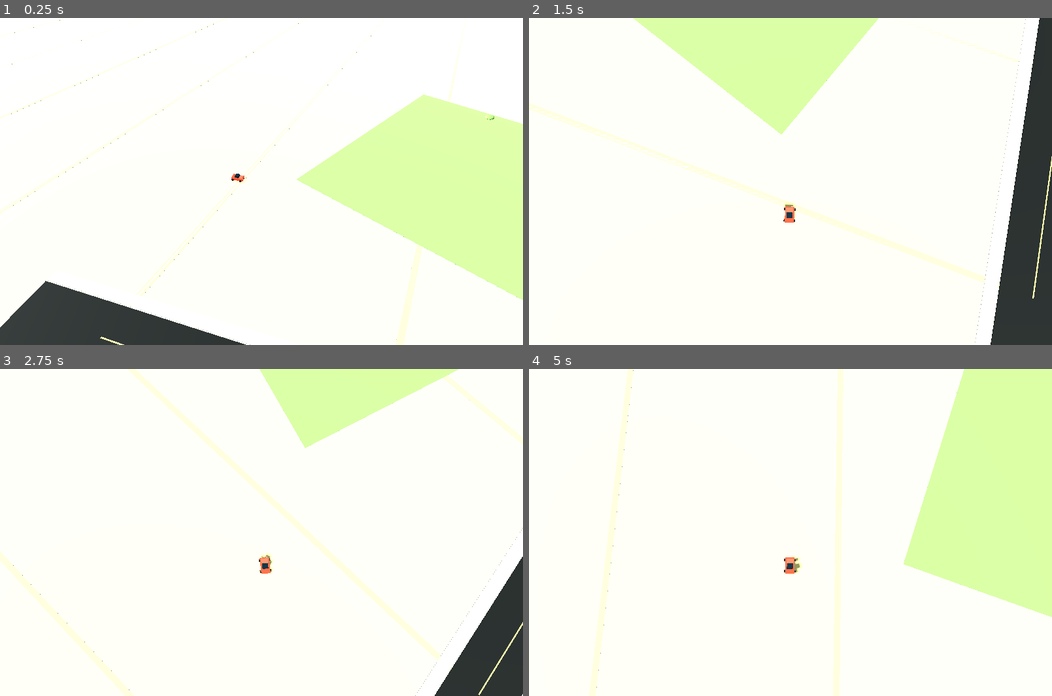
Above: before the commit, frames 1-4 (two rows, left to right).
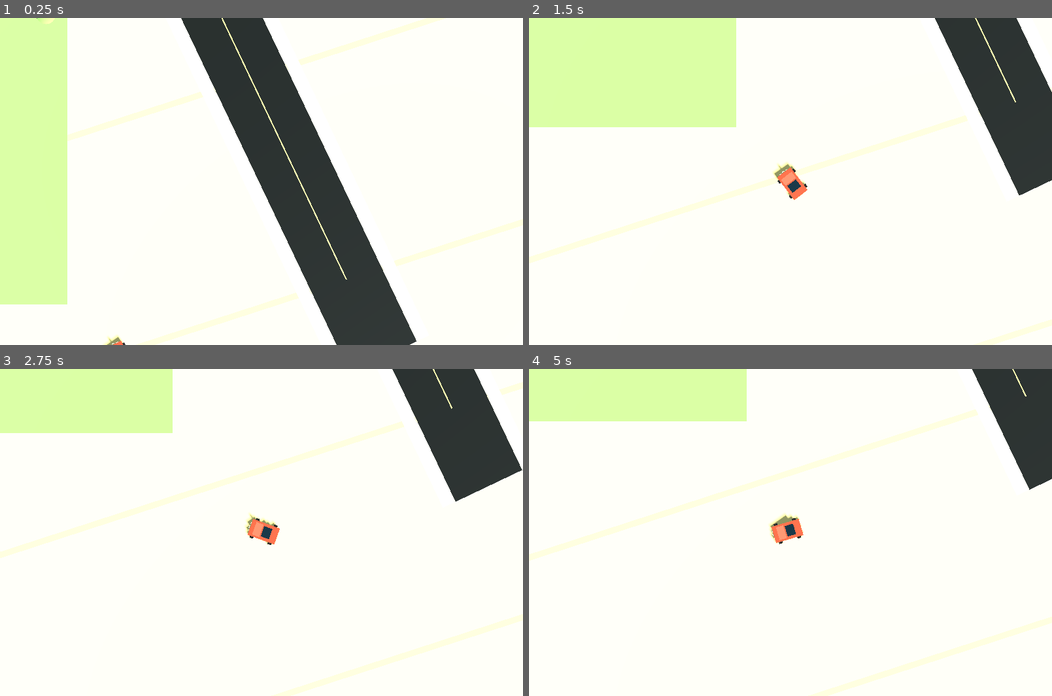
Above: after the commit, the same moments.

Repository: scaiado/lisbon3D
Game: Godot game, scene res://scenes/main.tscn
Same seed, same stepped clock (60 frames per second), same inputs: the game is played once before the commit and once after it.
Inputs:
- Up to frame 1 (0.25 s): no input
- Up to frame 2 (1.5 s): hold D (steer_right) 0.53-1.28 s; hold Shift (boost) 0.53-1.28 s; hold S (brake) from 1.28 s (still down); tap Shift (boost) at 1.35 s
- Up to frame 3 (2.75 s): release S (brake) at 2.03 s; hold D (steer_right) from 2.03 s (still down); hold Shift (boost) from 2.03 s (still down)
- Up to frame 4 (5 s): release D (steer_right) at 2.78 s; release Shift (boost) at 2.78 s; hold W (accelerate) 2.78-3.53 s; tap Shift (boost) at 2.85, 4.35 s; hold Shift (boost) 3.53-4.28 s; hold A (steer_left) from 3.53 s (still down)

The runs differ from the first frame. In frame 1, 48% of the frame differs, in the area x 0-100%, y 0-100%; in frame 2, 29%; in frame 3, 23%; in frame 4, 26%.

Commit message:
Reset native drive readability

Diff:
--- a/game/godot/scripts/camera_rig.gd
+++ b/game/godot/scripts/camera_rig.gd
@@ -1,17 +1,17 @@
 extends Node3D
 
 @export var target: Node3D
-@export var height := 68.0
-@export var trailing_distance := 5.0
-@export var look_ahead := 6.0
-@export var follow_speed := 6.0
+@export var height := 92.0
+@export var follow_speed := 8.0
+@export var orthographic_size := 62.0
 
 var camera: Camera3D
 
 func _ready() -> void:
 	camera = Camera3D.new()
 	camera.name = "ToyDriveCamera"
-	camera.fov = 47.0
+	camera.projection = Camera3D.PROJECTION_ORTHOGONAL
+	camera.size = orthographic_size
 	camera.near = 0.05
 	camera.far = 1600.0
 	camera.current = true
@@ -21,10 +21,8 @@
 	if not target or not camera:
 		return
 
-	var forward := (-target.global_transform.basis.z).normalized()
-	var desired := target.global_position - forward * trailing_distance + Vector3.UP * height
+	var desired := target.global_position + Vector3.UP * height
 	global_position = global_position.lerp(desired, min(delta * follow_speed, 1.0))
 
-	var look_at := target.global_position + forward * look_ahead + Vector3.UP * 0.7
 	camera.global_position = global_position
-	camera.look_at(look_at, Vector3.UP)
+	camera.rotation_degrees = Vector3(-90.0, 0.0, 0.0)
--- a/game/godot/scripts/vehicle_controller.gd
+++ b/game/godot/scripts/vehicle_controller.gd
@@ -7,6 +7,8 @@
 const DRAG := 3.2
 const STEER_RATE := 2.2
 const ROAD_ALIGN_RATE := 3.8
+const CAR_WIDTH := 3.2
+const CAR_LENGTH := 5.4
 
 var speed := 0.0
 var steering := 0.0
@@ -84,14 +86,15 @@
 	return start + segment * t
 
 func _build_car_mesh() -> void:
-	_add_box("Body", Vector3(0, 0.45, 0), Vector3(1.65, 0.55, 2.85), body_material)
-	_add_box("FrontHood", Vector3(0, 0.75, -0.82), Vector3(1.28, 0.2, 0.88), hood_material)
-	_add_box("Cabin", Vector3(0, 0.95, 0.12), Vector3(1.05, 0.55, 0.96), glass_material)
-	_add_box("LeftHeadlight", Vector3(-0.44, 0.62, -1.48), Vector3(0.3, 0.12, 0.08), light_material)
-	_add_box("RightHeadlight", Vector3(0.44, 0.62, -1.48), Vector3(0.3, 0.12, 0.08), light_material)
-	for x in [-0.9, 0.9]:
-		for z in [-1.0, 1.0]:
-			_add_box("Wheel", Vector3(x, 0.24, z), Vector3(0.28, 0.42, 0.42), wheel_material)
+	_add_box("Body", Vector3(0, 0.55, 0), Vector3(CAR_WIDTH, 0.72, CAR_LENGTH), body_material)
+	_add_box("FrontHood", Vector3(0, 0.96, -1.18), Vector3(CAR_WIDTH * 0.78, 0.24, 1.42), hood_material)
+	_add_box("Cabin", Vector3(0, 1.18, 0.58), Vector3(CAR_WIDTH * 0.64, 0.72, 1.65), glass_material)
+	_add_box("LeftHeadlight", Vector3(-0.72, 0.82, -2.78), Vector3(0.48, 0.16, 0.1), light_material)
+	_add_box("RightHeadlight", Vector3(0.72, 0.82, -2.78), Vector3(0.48, 0.16, 0.1), light_material)
+	_add_box("FrontNose", Vector3(0, 1.08, -2.86), Vector3(0.5, 0.1, 0.16), light_material)
+	for x in [-1.75, 1.75]:
+		for z in [-1.8, 1.8]:
+			_add_box("Wheel", Vector3(x, 0.32, z), Vector3(0.42, 0.7, 0.7), wheel_material)
 
 func _add_box(name: String, position: Vector3, size: Vector3, material: Material) -> void:
 	var node := MeshInstance3D.new()
--- a/game/godot/scripts/world_generator.gd
+++ b/game/godot/scripts/world_generator.gd
@@ -2,6 +2,7 @@
 
 const ROAD_HEIGHT := 0.04
 const DEFAULT_ROAD_WIDTH := 9.0
+const MIN_DRIVABLE_ROAD_WIDTH := 14.0
 const WORLD_SCALE := 1.0
 
 var road_segments: Array[Dictionary] = []
@@ -99,10 +100,11 @@
 		var end := _point_to_vector(segment.get("end", []))
 		if start == end:
 			continue
+		var compiled_width: float = max(float(segment.get("width", DEFAULT_ROAD_WIDTH)), MIN_DRIVABLE_ROAD_WIDTH)
 		var road := {
 			"name": segment.get("name", "Lisbon street"),
 			"type": segment.get("type", "street"),
-			"width": float(segment.get("width", DEFAULT_ROAD_WIDTH))
+			"width": compiled_width
 		}
 		_add_road_segment(start, end, road.width, road)
 
@@ -155,10 +157,11 @@
 		if points.size() < 3:
 			continue
 		var bounds := _bounds(points)
-		var height: float = clamp(float(building.get("height", 12.0)) * 0.85, 4.0, 38.0)
+		var height: float = clamp(float(building.get("height", 12.0)) * 0.52, 3.5, 19.0)
+		var footprint := Vector3(min(bounds.size.x, 36.0), height, min(bounds.size.z, 36.0))
 		var material: Material = building_materials[index % building_materials.size()]
-		_add_box("Building", bounds.center + Vector3(0, height * 0.5, 0), Vector3(bounds.size.x, height, bounds.size.z), 0.0, material)
-		_add_box("Roof", bounds.center + Vector3(0, height + 0.16, 0), Vector3(bounds.size.x * 1.03, 0.32, bounds.size.z * 1.03), 0.0, roof_material)
+		_add_box("Building", bounds.center + Vector3(0, height * 0.5, 0), footprint, 0.0, material)
+		_add_box("Roof", bounds.center + Vector3(0, height + 0.16, 0), Vector3(footprint.x * 1.03, 0.32, footprint.z * 1.03), 0.0, roof_material)
 		index += 1
 
 func _add_greenery(green_features: Array, roads: Array, add_roadside_trees := true) -> void:
@@ -238,8 +241,9 @@
 func _compute_spawn(slice: Dictionary) -> void:
 	var spawn: Dictionary = slice.get("spawn", {})
 	if spawn.has("position"):
-		spawn_position = _point_to_vector(spawn.position) + Vector3(0, 0.32, 0)
-		spawn_heading = _nearest_segment_heading(spawn_position, float(spawn.get("heading", 0.0)))
+		var pose := _nearest_segment_pose(_point_to_vector(spawn.position), float(spawn.get("heading", 0.0)))
+		spawn_position = pose.position + Vector3(0, 0.42, 0)
+		spawn_heading = pose.heading
 		return
 
 	var target := Vector3(-230, 0.25, 285)
@@ -249,21 +253,23 @@
 		var distance := hit.distance_to(target)
 		if distance < best_distance:
 			best_distance = distance
-			spawn_position = hit + Vector3(0, 0.32, 0)
+			spawn_position = hit + Vector3(0, 0.42, 0)
 			var delta: Vector3 = segment.end - segment.start
 			spawn_heading = atan2(delta.x, -delta.z)
 
-func _nearest_segment_heading(point: Vector3, fallback_heading: float) -> float:
+func _nearest_segment_pose(point: Vector3, fallback_heading: float) -> Dictionary:
 	var best_distance := INF
 	var best_heading := fallback_heading
+	var best_position := point
 	for segment in road_segments:
 		var hit := _closest_point_on_segment(point, segment.start, segment.end)
 		var distance := hit.distance_to(point)
 		if distance < best_distance:
 			best_distance = distance
+			best_position = hit
 			var delta: Vector3 = segment.end - segment.start
 			best_heading = atan2(delta.x, -delta.z)
-	return best_heading
+	return {"position": best_position, "heading": best_heading}
 
 func _add_box(name: String, position: Vector3, size: Vector3, heading: float, material: Material, lateral_offset := 0.0) -> MeshInstance3D:
 	var node := MeshInstance3D.new()
